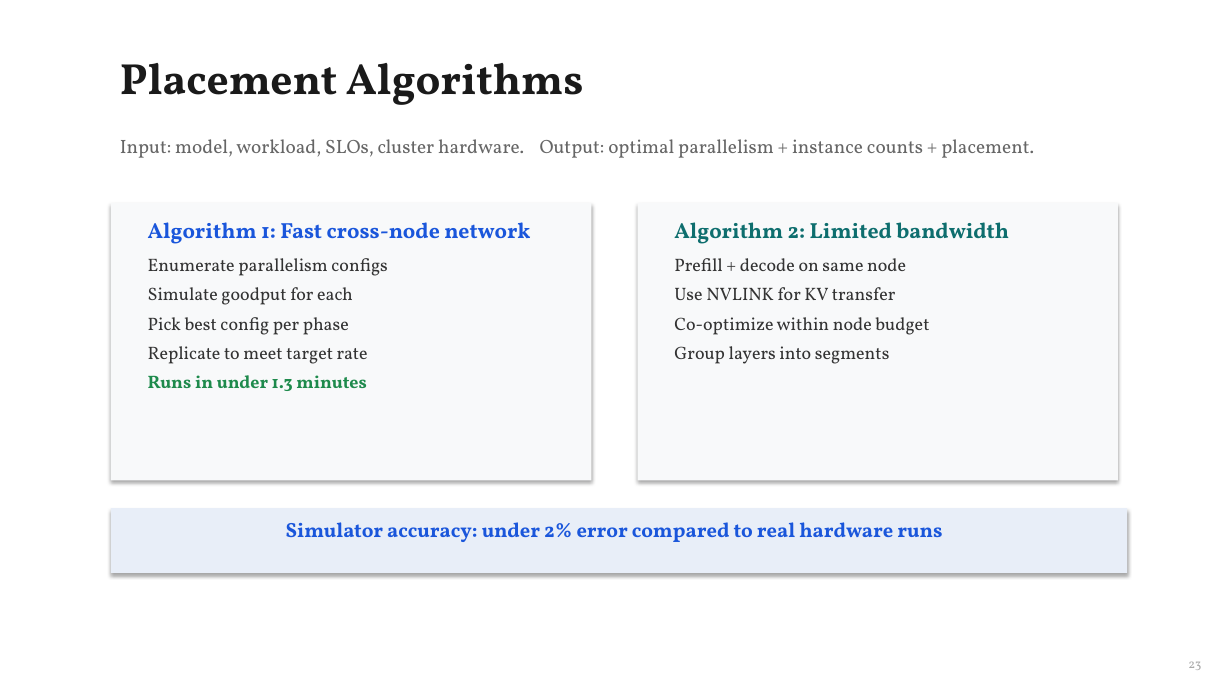
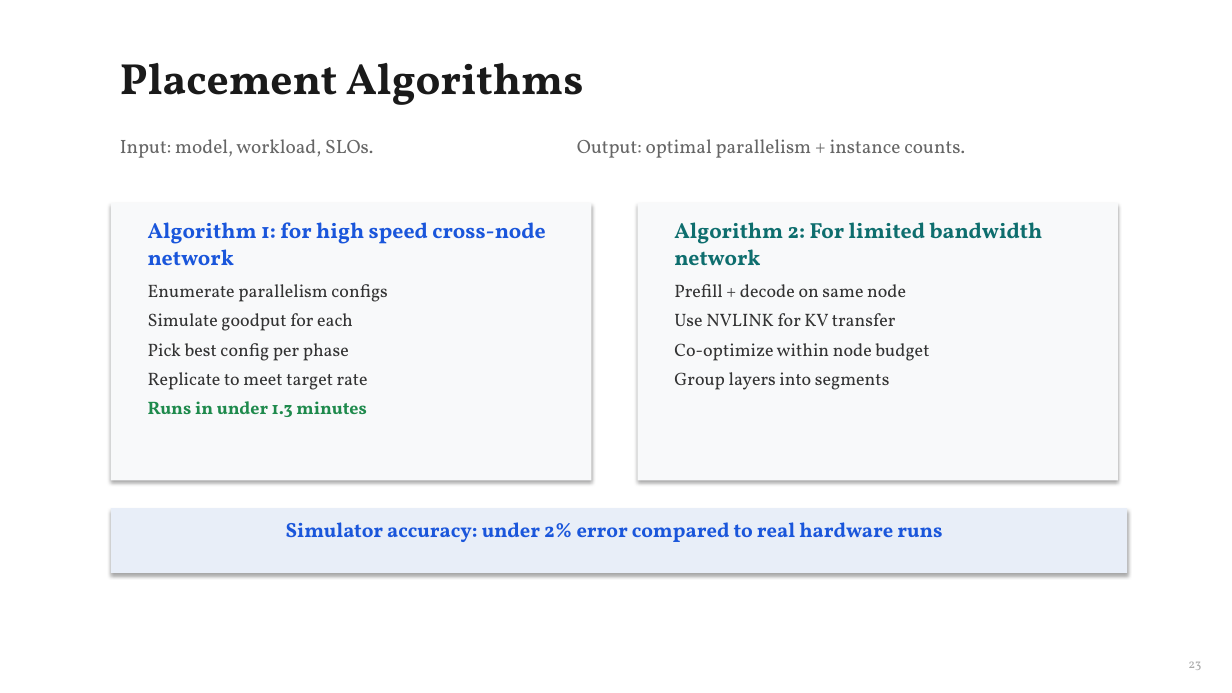
Before and after one commit to beratcelik1/llm-inference-phase-disaggregation, a slide deck: slide 23 of presentation/Phase_Disaggregation_LLM_Inference.pptx. Drawn at 1232x693 pixels with LibreOffice and Linux fonts; fonts in the diff are those of the drawing. Boxes give left, top, right and bottom in pixels: in the first picture for what was removed or moved away, otherwise in the second. Text is boxed around its words. In the diff, an @@ line names an element or a change of style, - is before the commit and + after.

```diff
--- a/presentation/Phase_Disaggregation_LLM_Inference.pptx
+++ b/presentation/Phase_Disaggregation_LLM_Inference.pptx
@@ text at [120, 139, 965, 158]: text changed @@
-Input: model, workload, SLOs, cluster hardware. Output: optimal parallelism + instance counts + placement.
+Input: model, workload, SLOs. Output: optimal parallelism + instance counts.
@@ text at [148, 222, 545, 266]: text changed @@
-Algorithm 1: Fast cross-node network
+Algorithm 1: for high speed cross-node network
@@ text at [674, 222, 1043, 266]: text changed @@
-Algorithm 2: Limited bandwidth
+Algorithm 2: For limited bandwidth network
```
Also in this commit, not shown: 21 other slides changed, 2 slides added, 6 slides removed, 6 other files.
